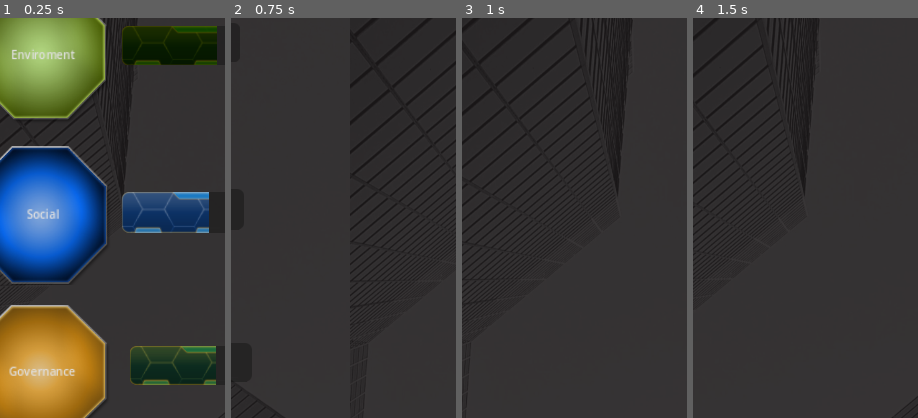
Above: before the commit, frames 1-4 (left to right).
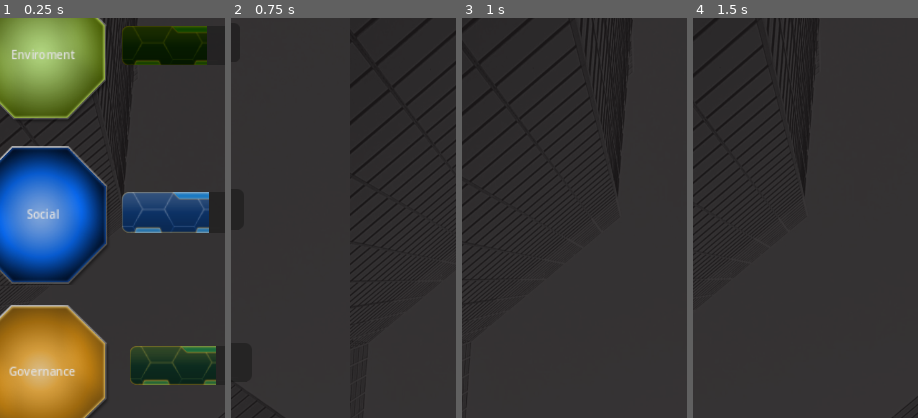
Above: after the commit, the same moments.

Repository: lu1z/hackathon_cpdi
Game: Godot game, scene res://scenes/game.tscn
The game is run twice, just before and just after one commit, with the same random seed, the same clock (stepped at 60 frames per second) and the same inputs.
Inputs:
- Up to frame 1 (0.25 s): no input
- Up to frame 2 (0.75 s): click "PRÓXIMO MÊS" at 0.5 s
- Up to frame 3 (1 s): no input
- Up to frame 4 (1.5 s): no input
The pictures show only the part of the screen within x 10-60%, y 5-55%; the shares and areas given below are measured in that part.

The runs differ from the first frame. In frame 1, 0.4% of the frame differs, in the area x 92-97%, y 2-12%; in frame 2, nothing differs; in frame 3, nothing differs; in frame 4, nothing differs.

Commit message:
Actions working(loadable and callable)

Diff:
--- a/scripts/action.gd
+++ b/scripts/action.gd
@@ -2,14 +2,21 @@
 
 class_name Action
 
-static var action_templates = {
+var name: StringName
+var arg1: String
+var arg2: String
+var arg3: String
+var arg4: String
 
-}
+func execute():
+	Callable(Action, name).call(arg1, arg2, arg3, arg4)
 
-func do_nothing():
+static func do_nothing(_arg1, _arg2, _arg3, _arg4):
 	pass
 
-func change_revenue(value, period):
+static func change_revenue(_arg1, _arg2, _arg3, _arg4):
+	var value = int(_arg1)
+	var period = int(_arg2)
 	GameManager.score_manager.revenue += value
 	if period == 0:
 		return
@@ -24,3 +31,11 @@
 	GameManager.myself.turn_advanced.connect(
 		turn_timer.bind(turn_timer, period)
 	)
+
+static func change_skips(_arg1, _arg2, _arg3, _arg4):
+	var value = int(_arg1)
+	GameManager.score_manager.skip += value
+
+static func change_skips_and_revenue(_arg1, _arg2, _arg3, _arg4):
+	change_skips(_arg1, "", "", "")
+	change_revenue(_arg2, _arg3, "", "")
--- a/scripts/data_loader.gd
+++ b/scripts/data_loader.gd
@@ -75,6 +75,18 @@
 			continue
 		var question = Question.new()
 		var last = line.size() - 1
+		var action = Action.new()
+		action.name = StringName(line[last])
+		last -= 1
+		action.arg4 = line[last]
+		last -= 1
+		action.arg3 = line[last]
+		last -= 1
+		action.arg2 = line[last]
+		last -= 1
+		action.arg1 = line[last]
+		last -= 1
+		question.action = action
 		question.id = StringName(line[last])
 		last -= 1
 		question.actor = StringName(line[last])
--- a/scripts/game_manager.gd
+++ b/scripts/game_manager.gd
@@ -22,8 +22,12 @@
 	print("-----------------preturn-------------------")
 	score_manager.print_score()
 	print("-------------------end-------------------")
-	Action.new().change_revenue(100000, 3)
-
+	#Action.change_revenue(100000, 3)
+	#var qqqq = question_manager.questions.filter(func(q): return q.id == "q1")[0]
+	#qqqq.action.execute()
+	#qqqq.action.execute()
+	#var m_callable = Callable(Action, "change_revenue")
+	#m_callable.call("100000", "3")
 	for iturn in 10:
 		print("------------------turn: " + str(turn) + " ------------------")
 		if score_manager.get_current_enviroment_score() < 0:
@@ -34,9 +38,10 @@
 		else:
 			question_manager.draw_question()
 		print(question_manager.current.id)
-		score_manager.apply_cost(question_manager.current.cost)
 		score_manager.apply_revenue()
 		if turn % 2 == 0:
+			question_manager.current.action.execute()
+			score_manager.apply_cost(question_manager.current.cost)
 			score_manager.apply_scores(question_manager.current.esg, Question.yes_group)
 		else:
 			score_manager.apply_scores(question_manager.current.esg, Question.no_group)
@@ -56,7 +61,6 @@
 func _process(delta):
 	pass
 
-
 func _on_botao_avanca_turno_pressed():
 	print("Next turn pressed")
 	turn += 1
--- a/scripts/question.gd
+++ b/scripts/question.gd
@@ -9,7 +9,7 @@
 var no: StringName
 var esg: Array
 var cost: int
-var action: Callable
+var action: Action
 
 static var yes_group = range(0, 24)
 static var yes_enviroment = range(0, 8)
Not shown, changed: questions.txt
